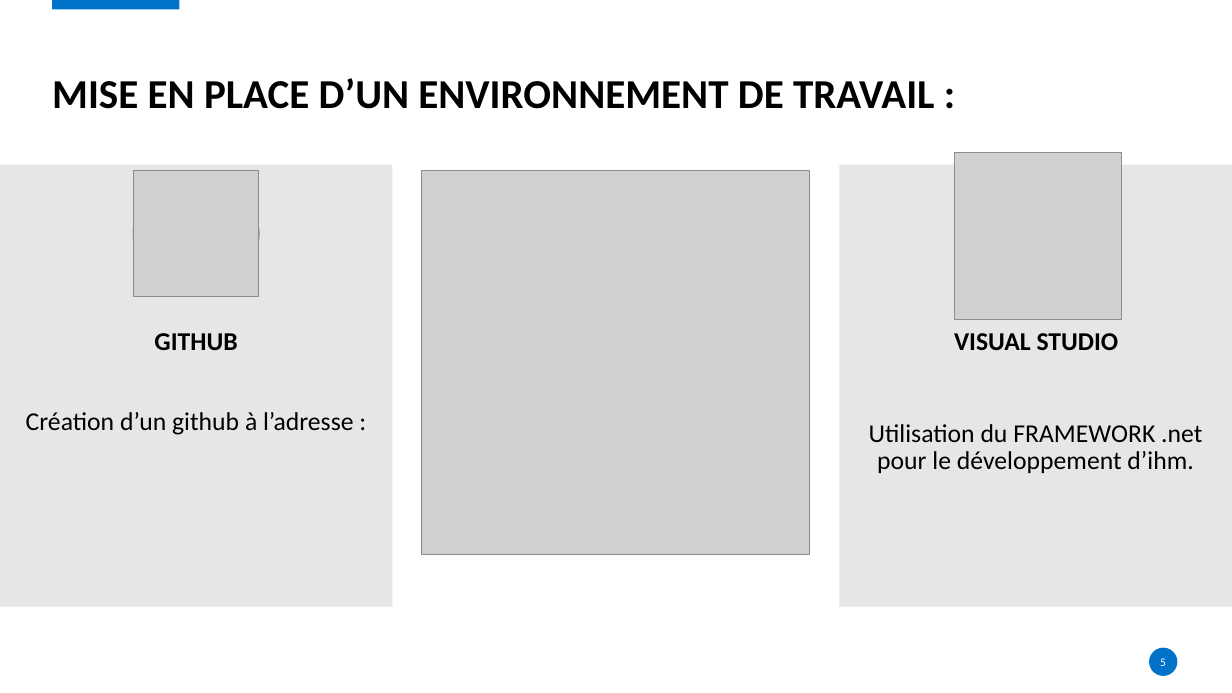
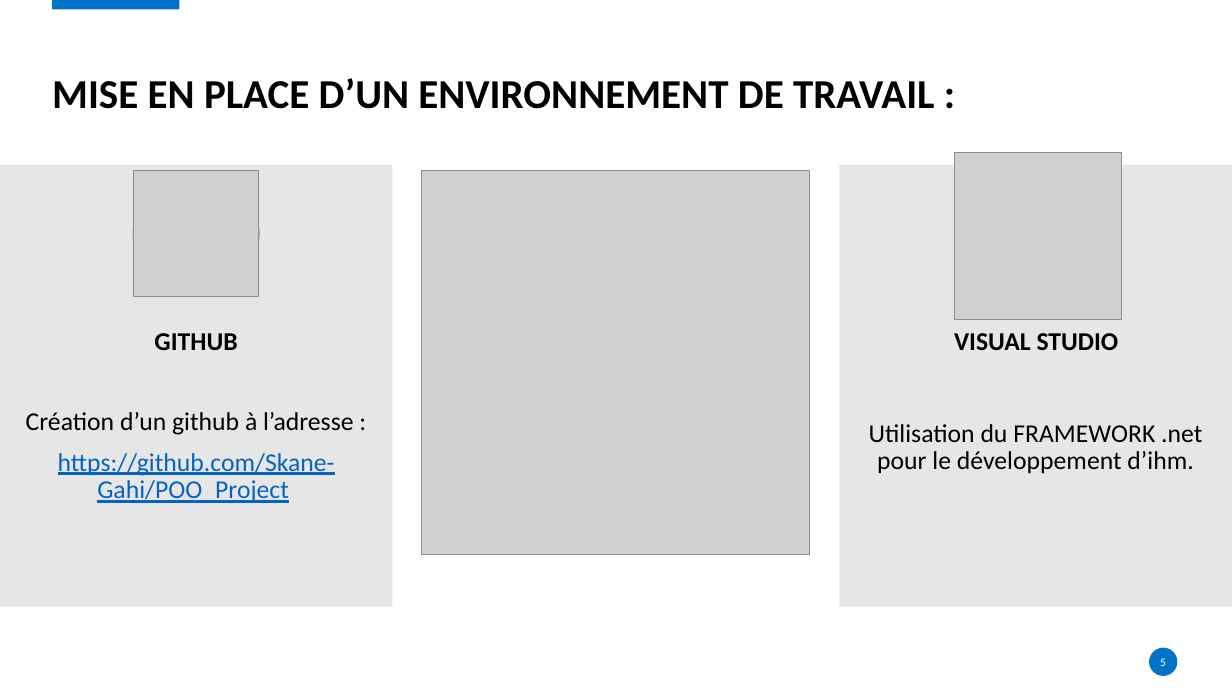
Before and after one commit to Skane-Gahi/POO_Project, a slide deck: slide 5 of Soutenance_Projet_POO.pptx. Drawn at 1232x693 pixels with LibreOffice and Linux fonts; fonts in the diff are those of the drawing; grey boxes stand for pictures; background and template pictures are left out. Boxes give left, top, right and bottom in pixels: in the first picture for what was removed or moved away, otherwise in the second. Text is boxed around its words. In the diff, an @@ line names an element or a change of style, - is before the commit and + after.

```diff
--- a/Soutenance_Projet_POO.pptx
+++ b/Soutenance_Projet_POO.pptx
@@ text at (58, 453, 335, 503): paragraph added @@
+https://github.com/Skane-Gahi/POO_Project
```
Also in this commit, not shown: 3 other slides changed, 3 slides added, 2 slides removed, 36 other files.
